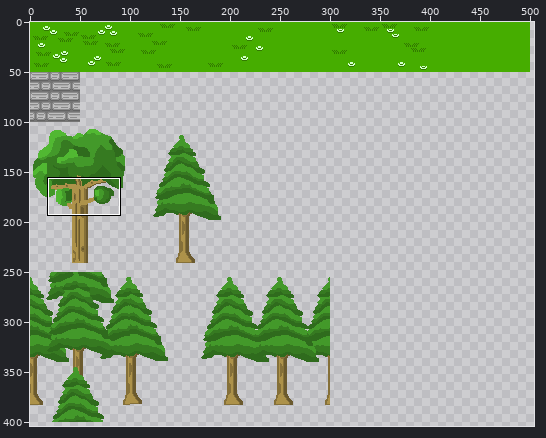
Sprite sheet, stored at src/assets/tiles.png. Above: a wide view before the commit, with the close-up outlined.
Close-up. Earlier state:
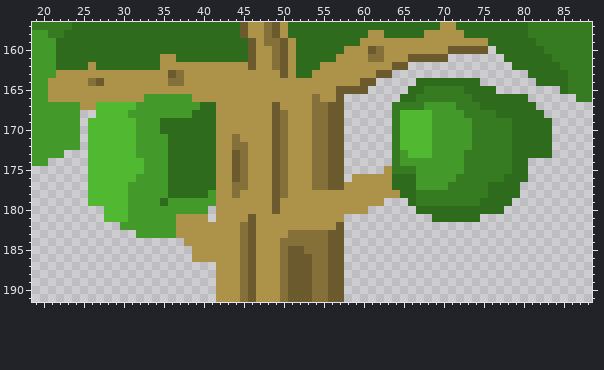
The file is 640x1000 pixels. Shown: x 19..88, y 157..191. The wide view leaves out empty margins. The commit also changed other parts of the picture, which this record leaves out.
After the commit:
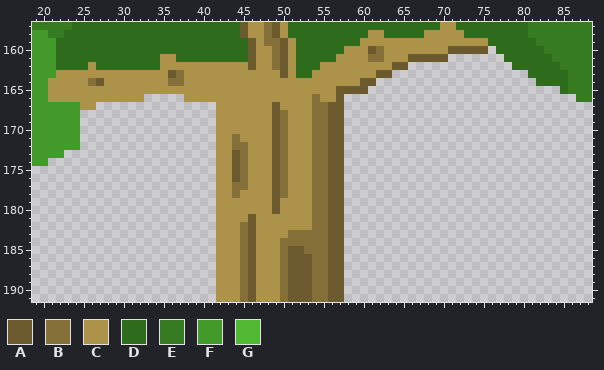
Palette (. is transparent): A #6b5a2e  B #857039  C #ad924a  D #2f6b1d  E #367a21  F #43992a  G #51b832
Diff:
@@ x 19..88 @@
 163 FFFCCCCCCCCCCCCCCABCCCCCCCCCCCCACDDCCCCCCCCAA.................DDDDDEEE
-164 FFCCCCCBACCCCCCCCBBCCCCCCCCCCCCCCCCCCCCCCAA.....DDDDDDDD.......DDDDEEE
-165 FFCCCCCCCCCCCCCCCCCCCCCCCCCCCCCCCCCCCCAAAA.....DDEEEEEDDDD........DEEE
-166 FFCCCCCCCCCCCCFFFFFFCCCCCCCCCCCCCCCBCCA.......DDEEEEEEEDDDDDDD......EE
-167 FFFFFFCCGGGGGFFFFFFFFDDCCCCCCCACCCCBBAA......EEEEFFFFEEEDDDDDDD.......
-168 FFFFFF..GGGGFFFFFFFFDDDCCCCCCCABCCCBBAA......EGGGGFFFFEEEEDDDDDD......
-169 FFFFFF.GGGGGGFFFDDDDDDDCCCCCCCABCCCBBAA......EGGGGFFFFFEEEEEDDDDD.....
-170 FFFFFF.GGGGGGFFFDDDDDDDCCCCCCCABCCCBBAA......EGGGGFFFFFEEEEEDDDDD.....
-171 FFFFFF.GGGGGGFFFFDDDDDDCCBCCCCABCCCBBAA......EGGGGFFFFFEEEEEDDDDD.....
-172 FFFFFF.GGGGGGFFFFDDDDDDCCBBCCCABCCCBBAA......EGGGGFFFFFEEEEEDDDDD.....
-173 FFFF...GGGGGGFFFFDDDDDDCCABCCCABCCCBBAA......EFGGGFFFFEEEEEEDDDDD.....
-174 FF.....GGGGGGGFFFDDDDDDCCABCCCABCCCBBAA......EFFFFFFFFEEEEEEDD........
-175 .......GGGGGGGFFFDDDDDDCCABCCCABCCCBBAA.....CEEEFFFFFFEEEEEEDD........
-176 .......GGGGGGFFFFDDDDDDCCABCCCABCCCBBAA.CCCCCDDDFFFFFEEEEEEDDD........
-177 .......GGGGGFFFFFDDDDDDCCBBCCCABCCCBBAACCCCCCDDDFFFFEEEEEDDDD.........
-178 .......GGGGGFFFFFDDDDDFCCBCCCCABCCCCCCCCCCCCCCDDEEEEEEEEEDDDD.........
-179 .......GGGGGFFFFDFFFFFFCCCCCCCACCCCCCCCCCCCC...DEEEEEEEEDDDD..........
-180 .........GGGFFFFFFFFFF.CCCCCCCACCCCCCCCCCC......DDDDDDDDDDD...........
-181 .........GGGFFFFFFCCCC.CCCCACCCCCCCCCCC...........DDDDDD..............
-182 ...........FFFFFFFCCCCCCCCBACCCCCCCCCCA...............................
-183 .............FFFFFCCCCCCCCBACCCCBBBBBAA...............................
-184 ...................CCCCCCCBACCCBBBBBBAA...............................
-185 ....................CCCCCCBACCCBAABBBAA...............................
-186 ....................CCCCCCBACCCBAAABBAA...............................
+164 FFCCCCCBACCCCCCCCBBCCCCCCCCCCCCCCCCCCCCCCAA....................DDDDEEE
+165 FFCCCCCCCCCCCCCCCCCCCCCCCCCCCCCCCCCCCCAAAA........................DEEE
+166 FFCCCCCCCCCCCC.....CCCCCCCCCCCCCCCCBCCA.............................EE
+167 FFFFFFCC...............CCCCCCCACCCCBBAA...............................
+168 FFFFFF.................CCCCCCCABCCCBBAA...............................
+169 FFFFFF.................CCCCCCCABCCCBBAA...............................
+170 FFFFFF.................CCCCCCCABCCCBBAA...............................
+171 FFFFFF.................CCBCCCCABCCCBBAA...............................
+172 FFFFFF.................CCBBCCCABCCCBBAA...............................
+173 FFFF...................CCABCCCABCCCBBAA...............................
+174 FF.....................CCABCCCABCCCBBAA...............................
+175 .......................CCABCCCABCCCBBAA...............................
+176 .......................CCABCCCABCCCBBAA...............................
+177 .......................CCBBCCCABCCCBBAA...............................
+178 .......................CCBCCCCABCCCBBAA...............................
+179 .......................CCCCCCCACCCCBBAA...............................
+180 .......................CCCCCCCACCCCBBAA...............................
+181 .......................CCCCACCCCCCCBBAA...............................
+182 .......................CCCBACCCCCCCBBAA...............................
+183 .......................CCCBACCCCBBBBBAA...............................
+184 .......................CCCBACCCBBBBBBAA...............................
+185 .......................CCCBACCCBAABBBAA...............................
+186 .......................CCCBACCCBAAABBAA...............................
 187 .......................CCCBACCCBAAABBAA...............................
Where, in picture pixels (left, top, right, bottom), the same in both close-ups:
changed: (312, 78, 552, 230)
changed: (88, 94, 216, 262)
